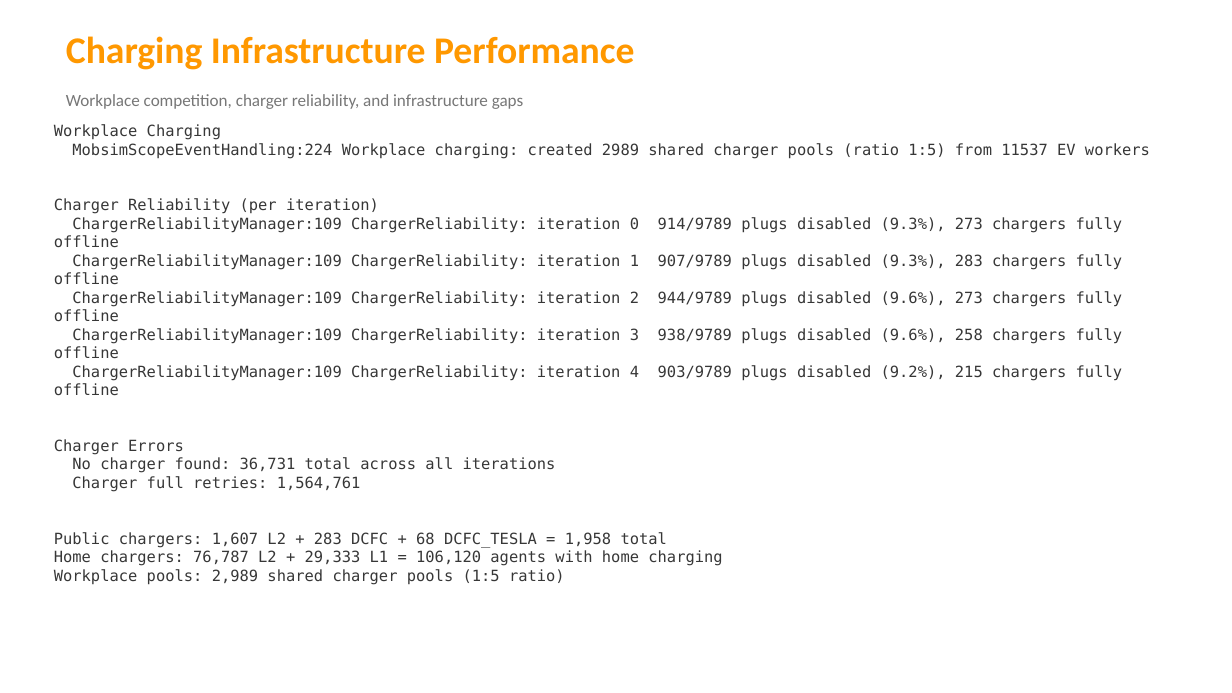
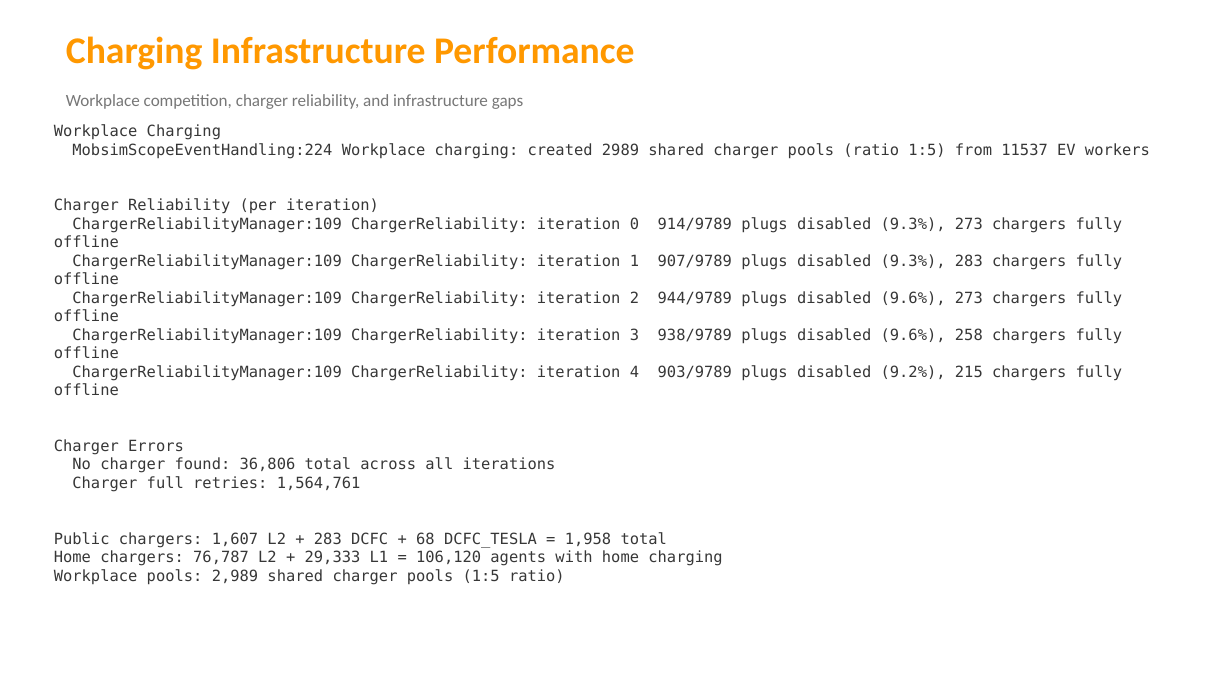
Before and after one commit to Tomal121186621/UrbanEV-MATSim-Maryland, a slide deck: slide 6 of UrbanEV_Results.pptx. Drawn at 1232x693 pixels with LibreOffice and Linux fonts; fonts in the diff are those of the drawing. Boxes give left, top, right and bottom in pixels: in the first picture for what was removed or moved away, otherwise in the second. Text is boxed around its words. In the diff, an @@ line names an element or a change of style, - is before the commit and + after.

Commit message:
Auto-update results after iteration 4

```diff
--- a/UrbanEV_Results.pptx
+++ b/UrbanEV_Results.pptx
@@ text at <box>72,457,556,473</box>: text changed @@
-No charger found: 36,731 total across all iterations
+No charger found: 36,806 total across all iterations
```
Also in this commit, not shown: 2 other slides changed.
